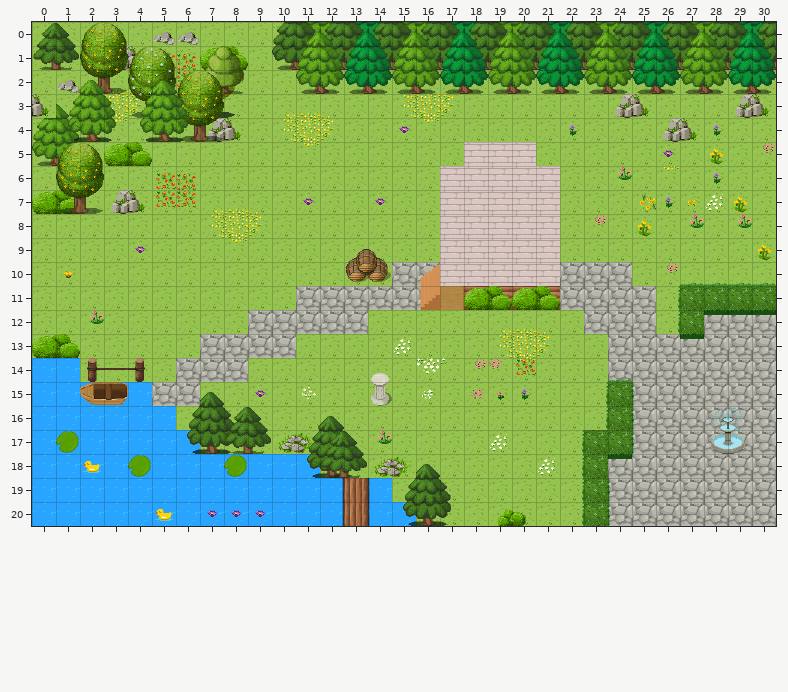
Level history. Tiled map (JSON): house.tmj. The first picture shows the starting point.
Cells are 32x32 px. Shown: x 0..30, y 0..20.
Once edited:
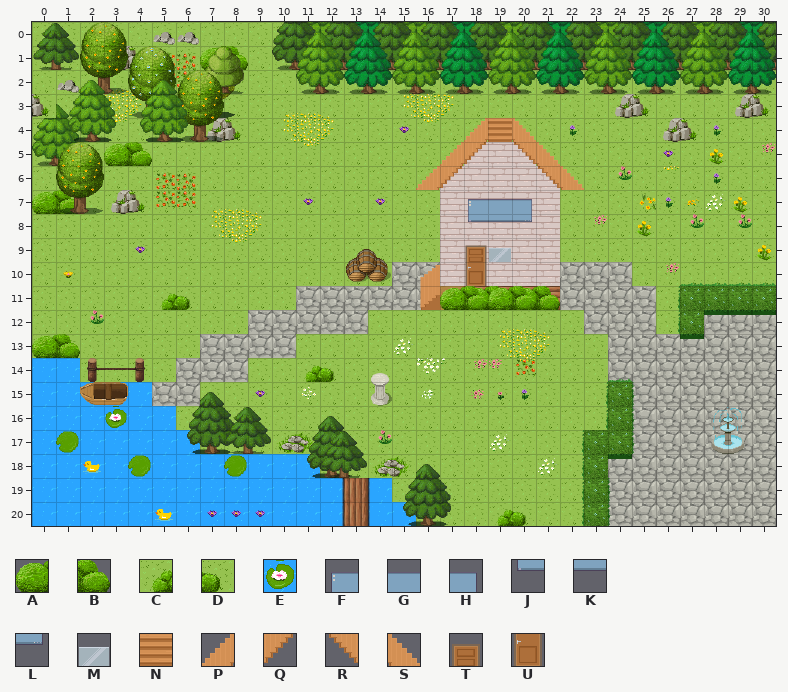
Key: from "WA_Exterior": A 452, B 453, C 646, D 647, E 794; from "WA_Miscellaneous": F 40, G 41, H 42, J 50, K 51, L 52; from "WA_Other_Furniture": M 49; from "WA_Room_Builder": N 453, P 558, Q 559, R 562, S 563, T 860, U 885.
_ is an empty cell, . an unchanged one.
Tiles of an added or newly shown layer are drawn over the layers below it.
Message: visibility of layers
Diff:
--- layer "walls/doors" (now shown)
@@ x 5..22 @@
- 4 .............___..
- 5 ............__.__.
- 6 ...........__...__
- 7 .............___..
- 8 .............___..
- 9 .............__...
-10 ............._....
-11 __..........____..
+ 4 .............PNS..
+ 5 ............PQ.RS.
+ 6 ...........PQ...RS
+ 7 .............FGH..
+ 8 .............JKL..
+ 9 .............TM...
+10 .............U....
+11 CD..........ABAB..
@@ x 11..12 @@
-14 __
+14 CD
@@ x 3..3 @@
-16 _
+16 E
